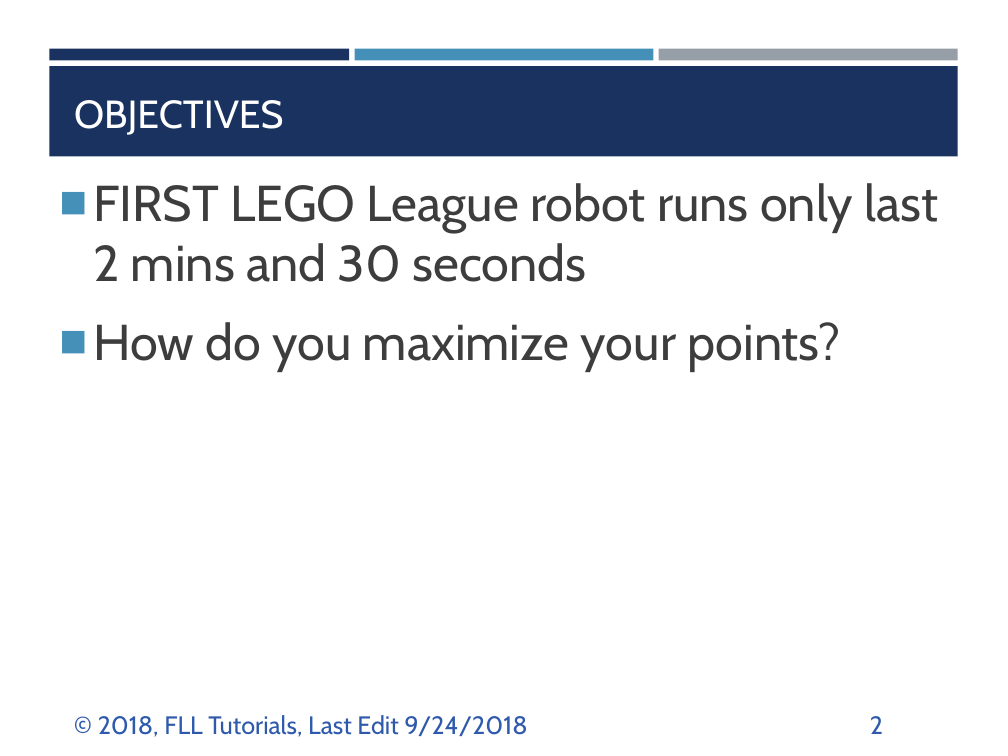
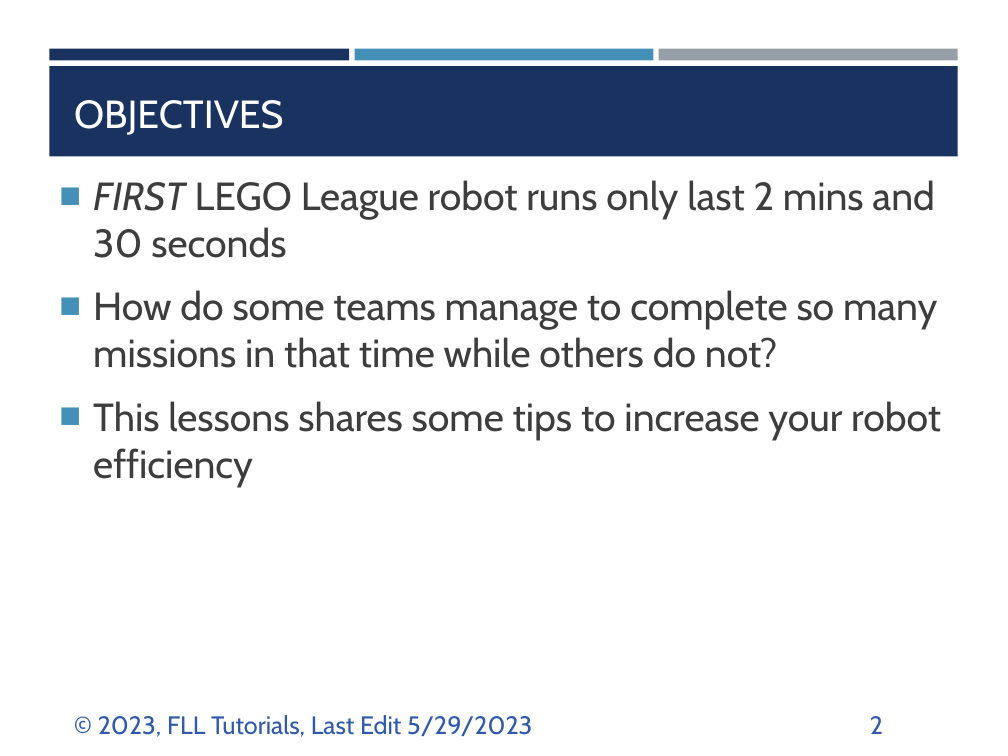
Before and after one commit to ev3lessons/FLL-Tutorials, a slide deck: slide 2 of translations/en-us/RobotGame/SavingTime.pptx. Drawn at 1008x756 pixels with LibreOffice and Linux fonts; fonts in the diff are those of the drawing. Boxes give left, top, right and bottom in pixels: in the first picture for what was removed or moved away, otherwise in the second. Text is boxed around its words. In the diff, an @@ line names an element or a change of style, - is before the commit and + after.

Commit message:
Added Efficiency lesson

```diff
--- a/translations/en-us/RobotGame/SavingTime.pptx
+++ b/translations/en-us/RobotGame/SavingTime.pptx
@@ text at <box>93,180,934,258</box>: size 36 to 28 pt in "FIRST LEGO League robot runs only last ..."; italic on in "FIRST"; less space between paragraphs @@
@@ text at <box>93,290,941,487</box>: text changed; size 36 to 28 pt @@
-■ How do you maximize your points?
+■ How do some teams manage to complete so many missions in that time while others do not?
+■ This lessons shares some tips to increase your robot efficiency
@@ text at <box>98,715,532,737</box>: text changed @@
-© 2018, FLL Tutorials, Last Edit 9/24/2018
+© 2023, FLL Tutorials, Last Edit 5/29/2023
```
Also in this commit, not shown: 6 other slides changed, 1 slide added, 3 other files.
